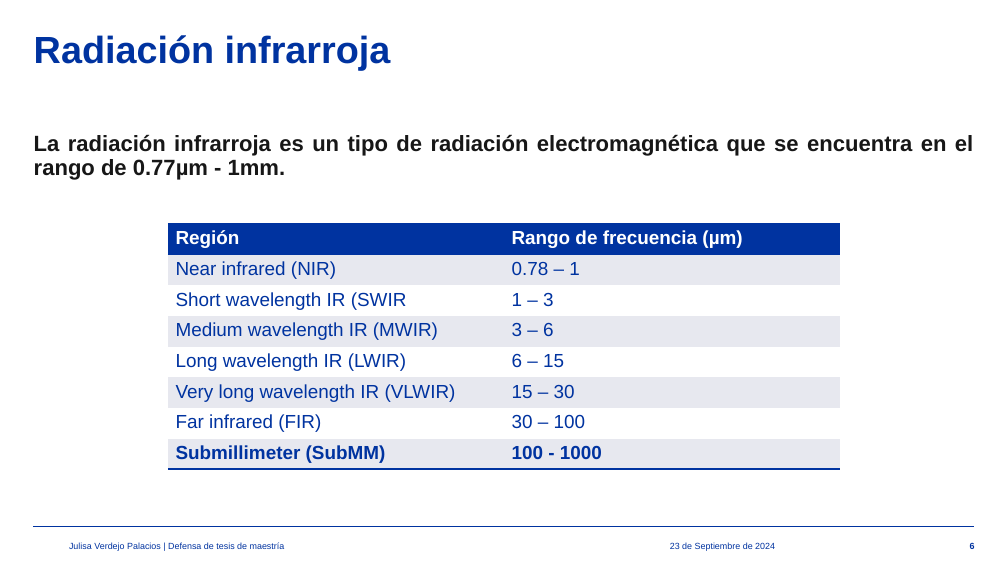
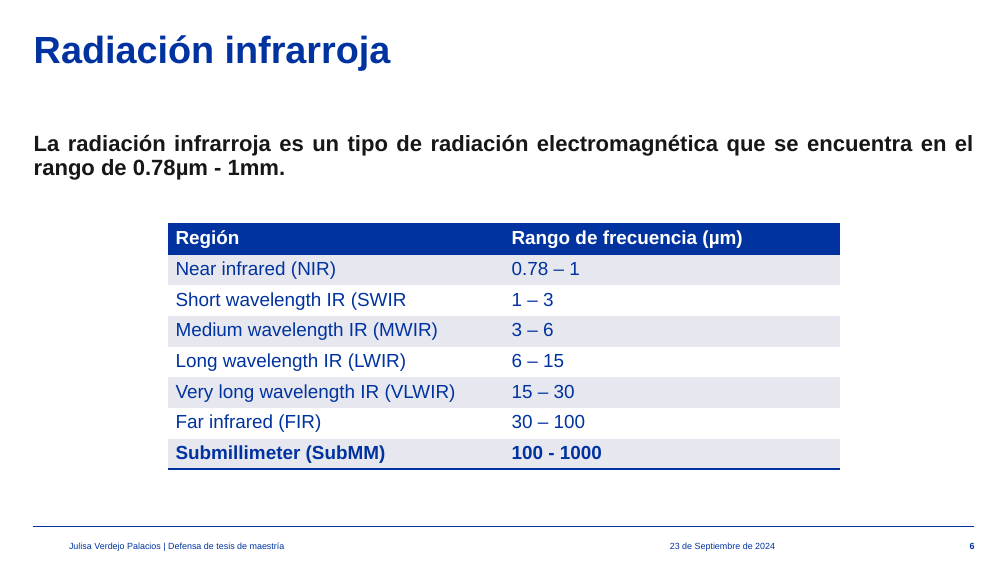
Before and after one commit to julisaverdejo/tesis_maestria, a slide deck: slide 6 of presentacion/presentacion_maestria.pptx. Drawn at 1008x567 pixels with LibreOffice and Linux fonts; fonts in the diff are those of the drawing; background and template pictures are left out. Boxes give left, top, right and bottom in pixels: in the first picture for what was removed or moved away, otherwise in the second. Text is boxed around its words. In the diff, an @@ line names an element or a change of style, - is before the commit and + after.

```diff
--- a/presentacion/presentacion_maestria.pptx
+++ b/presentacion/presentacion_maestria.pptx
@@ text at [34, 134, 973, 180]: text changed @@
-La radiación infrarroja es un tipo de radiación electromagnética que se encuentra en el rango de 0.77µm - 1mm.
+La radiación infrarroja es un tipo de radiación electromagnética que se encuentra en el rango de 0.78µm - 1mm.
```
Also in this commit, not shown: 11 other slides changed, 3 other files.
